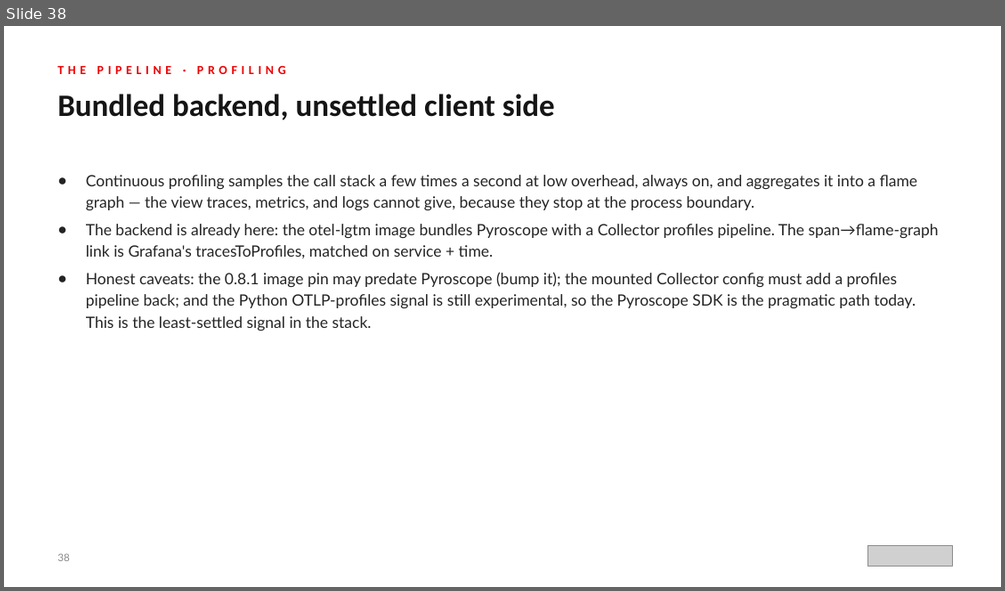
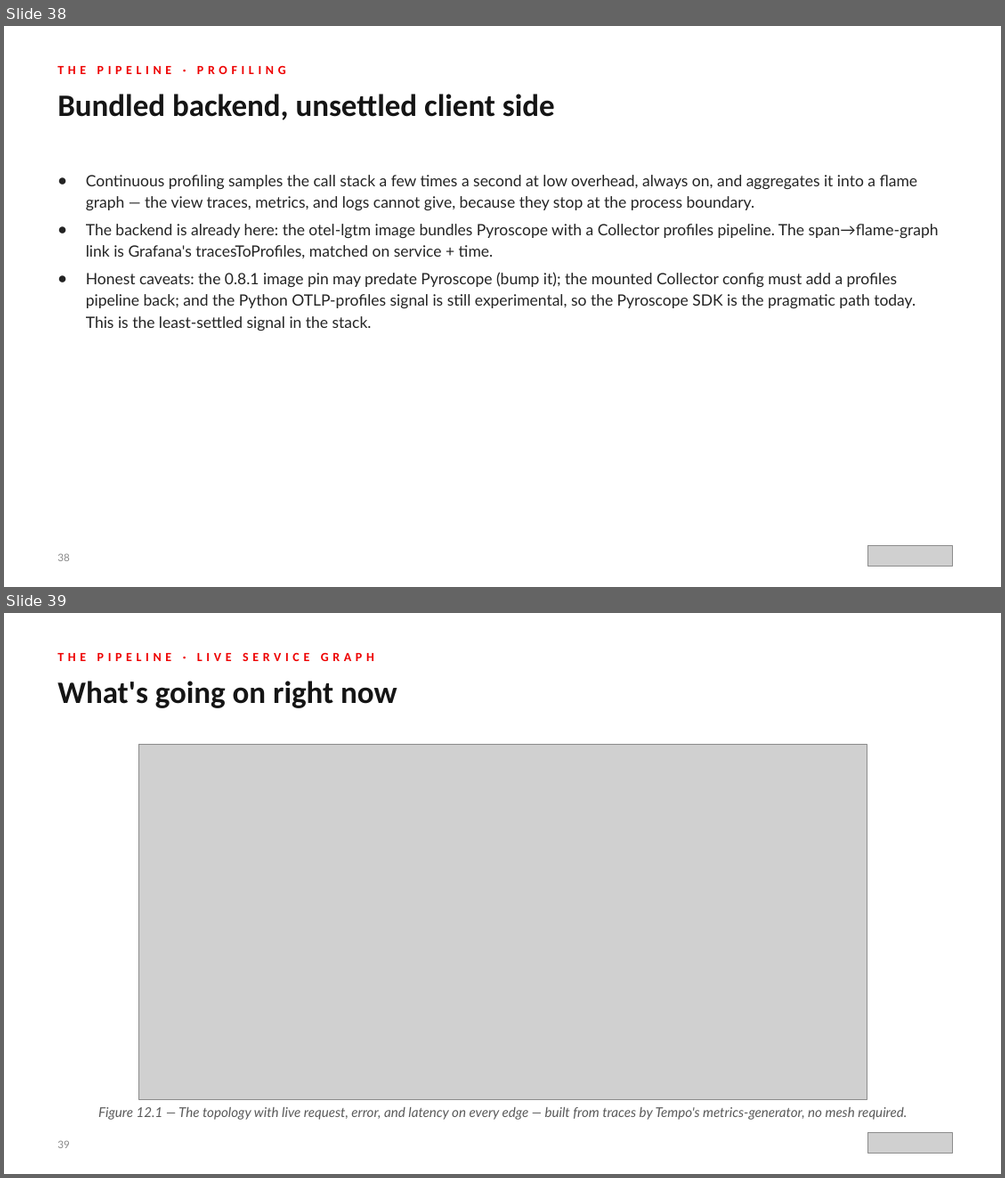
Before and after one commit to patterncatalyst/observability-python-otel-lgtm, a slide deck: presentations/otel-lgtm-python.pptx. Shown one above the other, each under a label of ours: slide 38 before the commit, slides 38 and 39 after it. The pictures are 1005x591 and 1005x1178 pixels, drawn with LibreOffice and Linux fonts; fonts in the diff are those of the drawing; grey boxes stand for pictures. Boxes give left, top, right and bottom in pixels: in the first picture for what was removed or moved away, otherwise in the second. Text is boxed around its words. In the diff, an @@ line names an element or a change of style, - is before the commit and + after.

Commit message:
r1.15: deck — add live service graph slides (fig-13) to the pipeline section; close the lockstep

```diff
--- a/presentations/otel-lgtm-python.pptx
+++ b/presentations/otel-lgtm-python.pptx
@@ slide 39 added at [4, 613, 1001, 1174], background #FFFFFF @@
@@ text added at [57, 652, 374, 661], 12 pt, text #EE0000, bold @@
+THE PIPELINE · LIVE SERVICE GRAPH
@@ text added at [57, 681, 397, 708], 30 pt, text #151515, bold @@
+What's going on right now
@@ picture added at [138, 744, 867, 1099] @@
@@ text added at [98, 1107, 906, 1119], 13 pt, text #5A5A5A, italic @@
+Figure 12.1 — The topology with live request, error, and latency on every edge — built from traces by Tempo's metrics-generator, no mesh required.
@@ text added at [57, 1140, 69, 1148], 10 pt, text #8A8A8A @@
+39
@@ picture added at [867, 1133, 952, 1153] @@
```
Also in this commit, not shown: 1 slide changed, 1 other slide added, 1 other file.
